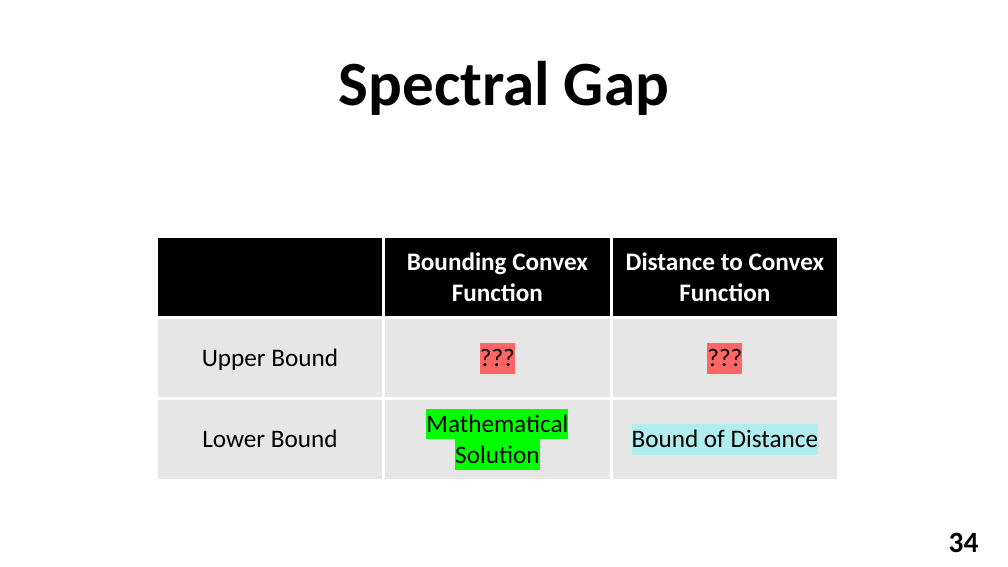
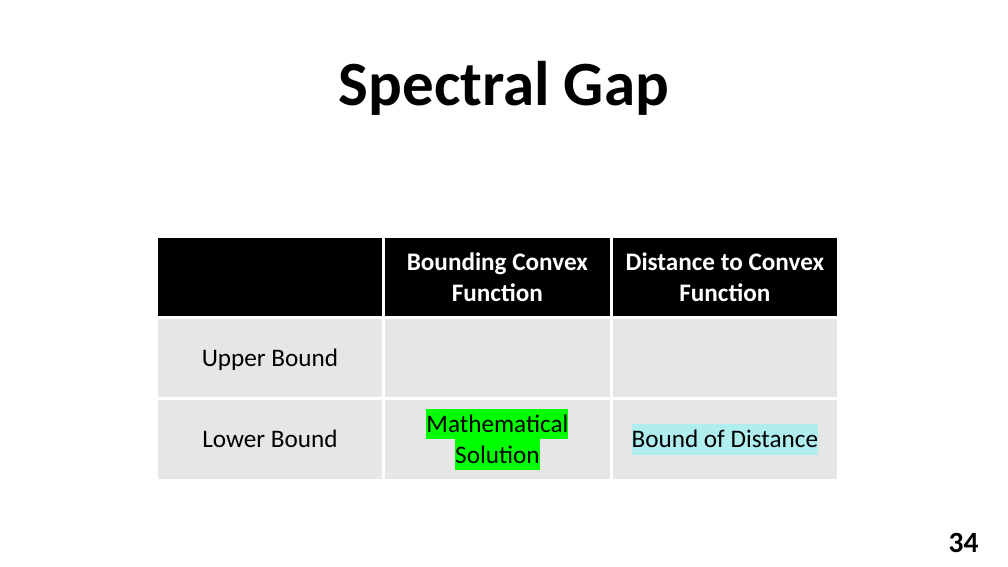
Before and after one commit to YuvalAlf/Distributed-Monitoring, a slide deck: slide 34 of What We Did So Far Dec 2018.pptx. Drawn at 1008x567 pixels with LibreOffice and Linux fonts; fonts in the diff are those of the drawing; grey boxes stand for pictures; background and template pictures are left out. Boxes give left, top, right and bottom in pixels: in the first picture for what was removed or moved away, otherwise in the second. Text is boxed around its words. In the diff, an @@ line names an element or a change of style, - is before the commit and + after.

```diff
--- a/What We Did So Far Dec 2018.pptx
+++ b/What We Did So Far Dec 2018.pptx
@@ table at <box>157,237,839,480</box> @@
-row 2, column 2: ???
+row 2, column 2: 
-row 2, column 3: ???
+row 2, column 3: 
```
Also in this commit, not shown: 10 other slides changed, 2 slides added, 2 slides removed.
